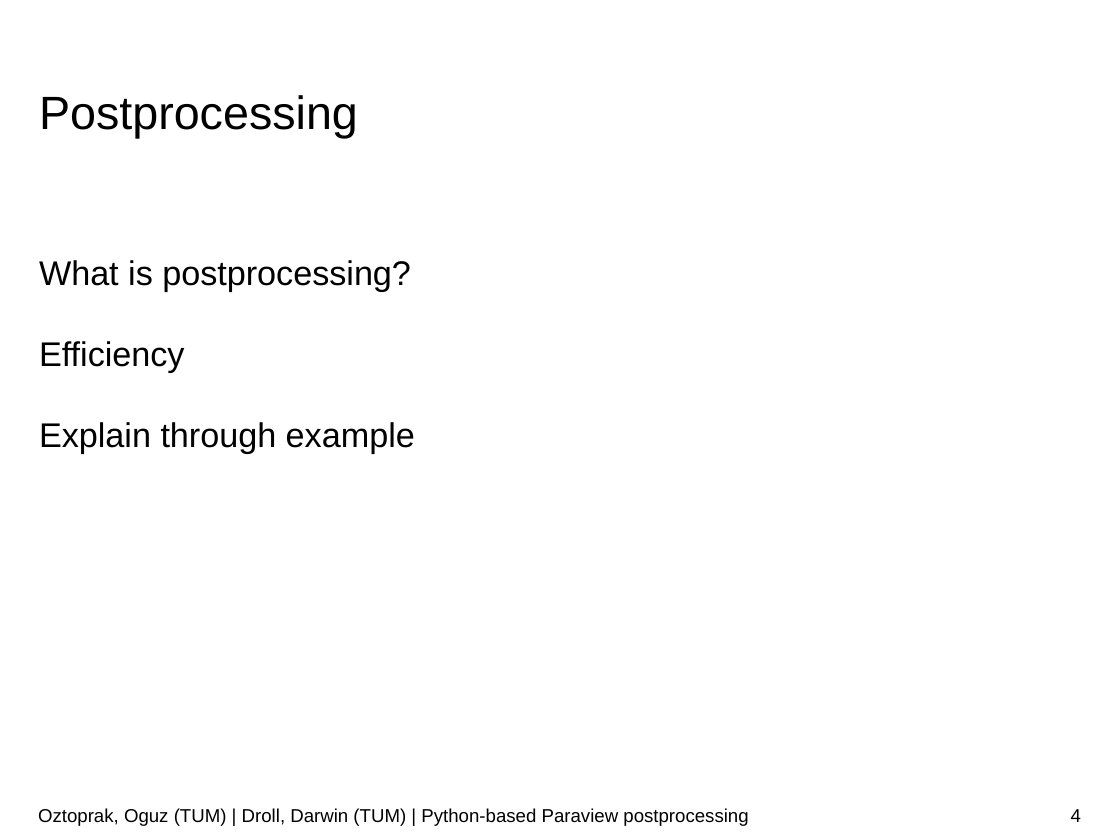
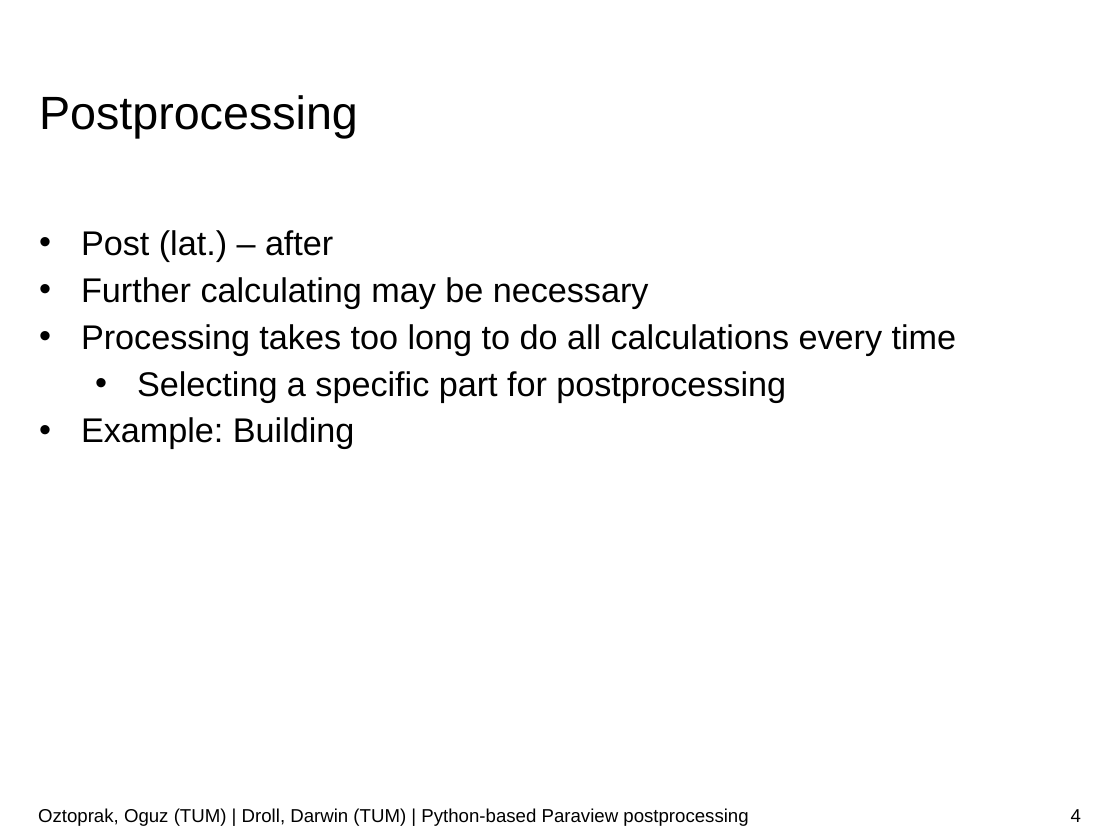
Before and after one commit to JusticeBoi/Paraview-PostProcessing-SoftwareLab, a slide deck: slide 4 of Paraview-postprocessor.pptx. Drawn at 1120x840 pixels with LibreOffice and Linux fonts; fonts in the diff are those of the drawing; background and template pictures are left out. Boxes give left, top, right and bottom in pixels: in the first picture for what was removed or moved away, otherwise in the second. Text is boxed around its words. In the diff, an @@ line names an element or a change of style, - is before the commit and + after.

Commit message:
Further editing

```diff
--- a/Paraview-postprocessor.pptx
+++ b/Paraview-postprocessor.pptx
@@ text at box(81, 230, 957, 449): text changed @@
-What is postprocessing?
-Efficiency
-Explain through example
+• Post (lat.) – after
+• Further calculating may be necessary
+• Processing takes too long to do all calculations every time
+  • Selecting a specific part for postprocessing
+• Example: Building
```
Also in this commit, not shown: 6 other slides changed, 1 slide added.
